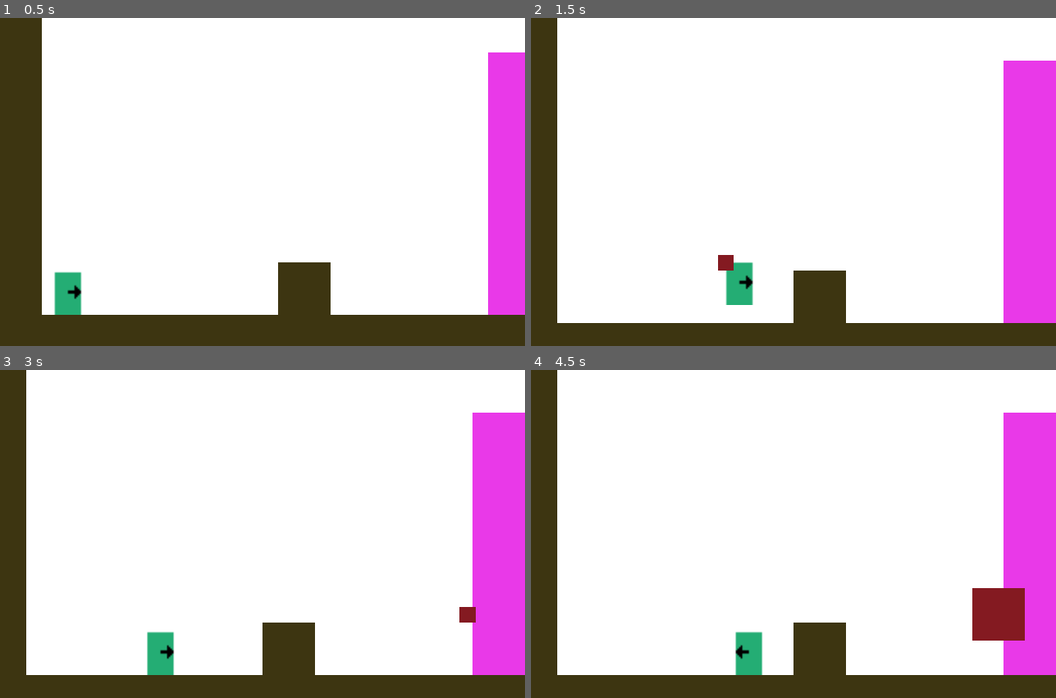
Above: before the commit, frames 1-4 (two rows, left to right).
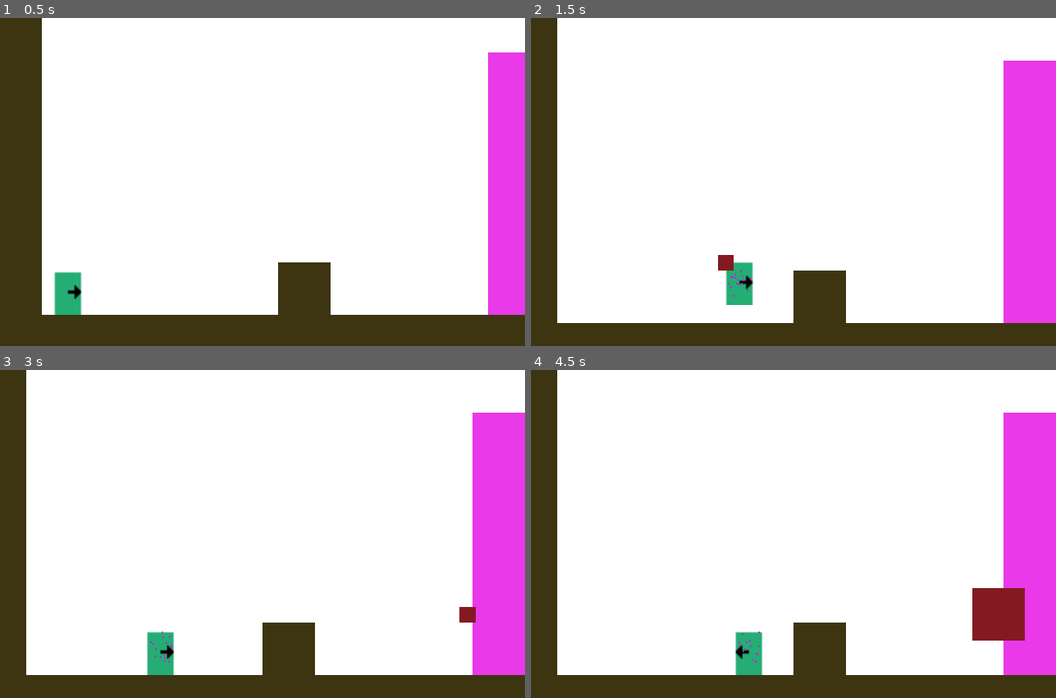
Above: after the commit, the same moments.

Repository: KapFlagon/Imoonity
Game: Godot game, scene res://src/scenes/levels/prototypes/TemplateLevel.tscn
Two runs of this game, one before a commit and one after it. Both use one fixed random seed, a clock stepped at 60 frames per second and the inputs below.
Inputs:
- Up to frame 1 (0.5 s): no input
- Up to frame 2 (1.5 s): hold D (move_right) from 0.53 s (still down); tap O (action_phase) at 0.6 s; tap W (move_jump) at 0.77 s; tap P (action_fire) at 1.35 s
- Up to frame 3 (3 s): tap W (move_jump) at 1.52 s; tap O (action_phase) at 1.55, 2.1, 2.85 s; release D (move_right) at 2.03 s; hold A (move_left) 2.03-2.78 s; hold D (move_right) from 2.78 s (still down)
- Up to frame 4 (4.5 s): tap W (move_jump) at 3.02, 3.77 s; tap P (action_fire) at 3.6 s; tap O (action_phase) at 3.8, 4.35 s; release D (move_right) at 4.28 s; hold A (move_left) from 4.28 s (still down)

Frame 1 is identical in both runs. In frame 2, less than 0.1% of the frame differs, in the area x 37-43%, y 77-85%; in frame 3, less than 0.1%; in frame 4, less than 0.1%.

Commit message:
ParticleEffects
Playing with some particle Effects to show phase ability is activated

Diff:
--- /dev/null
+++ b/src/scenes/game_objects/phaseAbility/PhasingParticle.tscn
@@ -0,0 +1,12 @@
+[gd_scene format=2]
+
+[node name="CPUParticles2D" type="CPUParticles2D"]
+position = Vector2( 0, -20 )
+amount = 20
+lifetime = 0.5
+speed_scale = 0.5
+emission_shape = 2
+emission_rect_extents = Vector2( 7, -7 )
+direction = Vector2( 20, 100 )
+spread = 0.0
+color = Color( 0.784314, 0.117647, 0.843137, 1 )
--- a/src/scenes/game_objects/phaseAbility/phaseAbilityManager.gd
+++ b/src/scenes/game_objects/phaseAbility/phaseAbilityManager.gd
@@ -1,16 +1,27 @@
 extends Node
 
 var playerScene
+var particles
 
 
 # Called when the node enters the scene tree for the first time.
 func _ready():
 	playerScene = get_parent()
+	particles =  preload("res://src/scenes/game_objects/phaseAbility/PhasingParticle.tscn").instance()
 
 
 func checkActionButtonPressed():
 	if Input.is_action_just_pressed("action_phase"):
 		if(playerScene.get_collision_mask_bit(2) ):
 			playerScene.set_collision_mask_bit(2,false)
+			activateParticles()
 		else:
 			playerScene.set_collision_mask_bit(2,true)
+			deactivateParticles()
+
+func activateParticles():
+	playerScene.add_child(particles) # They have a very high Z position, so being buried would not be a problem
+	particles.set_emitting(true)
+
+func deactivateParticles():
+	particles.set_emitting(false)
--- a/src/scenes/levels/prototypes/TemplateLevel.tscn
+++ b/src/scenes/levels/prototypes/TemplateLevel.tscn
@@ -5,38 +5,12 @@
 [ext_resource path="res://src/scenes/game_objects/Player.tscn" type="PackedScene" id=3]
 [ext_resource path="res://assets/images/sprites/Placeholder_PhasingMaterial.png" type="Texture" id=4]
 
-[sub_resource type="ConvexPolygonShape2D" id=4]
-points = PoolVector2Array( 0, 0, 16, 0, 16, 16, 0, 16 )
-
-[sub_resource type="TileSet" id=3]
-0/name = "Placeholder_PhasingMaterial.png 0"
-0/texture = ExtResource( 4 )
-0/tex_offset = Vector2( 0, 0 )
-0/modulate = Color( 1, 1, 1, 1 )
-0/region = Rect2( 0, 0, 16, 16 )
-0/tile_mode = 0
-0/occluder_offset = Vector2( 0, 0 )
-0/navigation_offset = Vector2( 0, 0 )
-0/shape_offset = Vector2( 0, 0 )
-0/shape_transform = Transform2D( 1, 0, 0, 1, 0, 0 )
-0/shape = SubResource( 4 )
-0/shape_one_way = false
-0/shape_one_way_margin = 1.0
-0/shapes = [ {
-"autotile_coord": Vector2( 0, 0 ),
-"one_way": false,
-"one_way_margin": 1.0,
-"shape": SubResource( 4 ),
-"shape_transform": Transform2D( 1, 0, 0, 1, 0, 0 )
-} ]
-0/z_index = 0
-
 [sub_resource type="ConvexPolygonShape2D" id=1]
 points = PoolVector2Array( 0, 0, 16, 0, 16, 16, 0, 16 )
 
 [sub_resource type="TileSet" id=2]
-0/name = "Placeholder_Wall.png 0"
-0/texture = ExtResource( 2 )
+0/name = "Placeholder_PhasingMaterial.png 0"
+0/texture = ExtResource( 4 )
 0/tex_offset = Vector2( 0, 0 )
 0/modulate = Color( 1, 1, 1, 1 )
 0/region = Rect2( 0, 0, 16, 16 )
@@ -57,6 +31,32 @@
 } ]
 0/z_index = 0
 
+[sub_resource type="ConvexPolygonShape2D" id=3]
+points = PoolVector2Array( 0, 0, 16, 0, 16, 16, 0, 16 )
+
+[sub_resource type="TileSet" id=4]
+0/name = "Placeholder_Wall.png 0"
+0/texture = ExtResource( 2 )
+0/tex_offset = Vector2( 0, 0 )
+0/modulate = Color( 1, 1, 1, 1 )
+0/region = Rect2( 0, 0, 16, 16 )
+0/tile_mode = 0
+0/occluder_offset = Vector2( 0, 0 )
+0/navigation_offset = Vector2( 0, 0 )
+0/shape_offset = Vector2( 0, 0 )
+0/shape_transform = Transform2D( 1, 0, 0, 1, 0, 0 )
+0/shape = SubResource( 3 )
+0/shape_one_way = false
+0/shape_one_way_margin = 1.0
+0/shapes = [ {
+"autotile_coord": Vector2( 0, 0 ),
+"one_way": false,
+"one_way_margin": 1.0,
+"shape": SubResource( 3 ),
+"shape_transform": Transform2D( 1, 0, 0, 1, 0, 0 )
+} ]
+0/z_index = 0
+
 [node name="TemplateLevel" type="Node2D"]
 
 [node name="Background" type="TextureRect" parent="."]
Not shown: 2 places in src/scenes/levels/prototypes/TemplateLevel.tscn that only renumber resources
